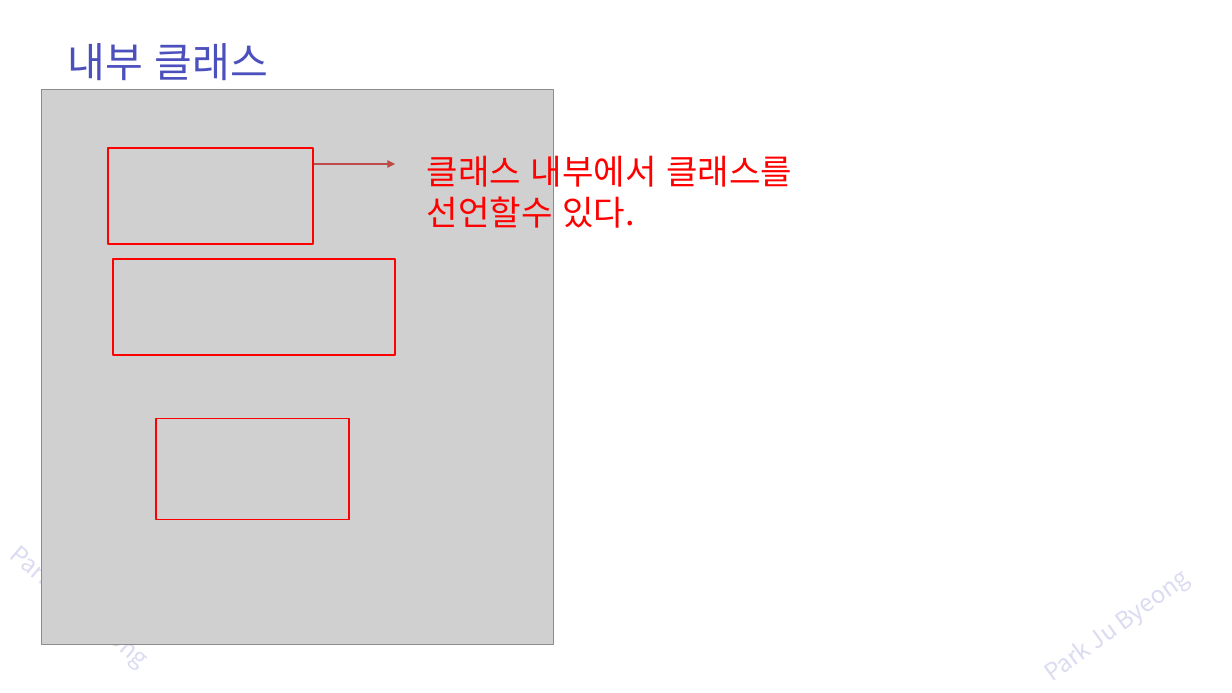
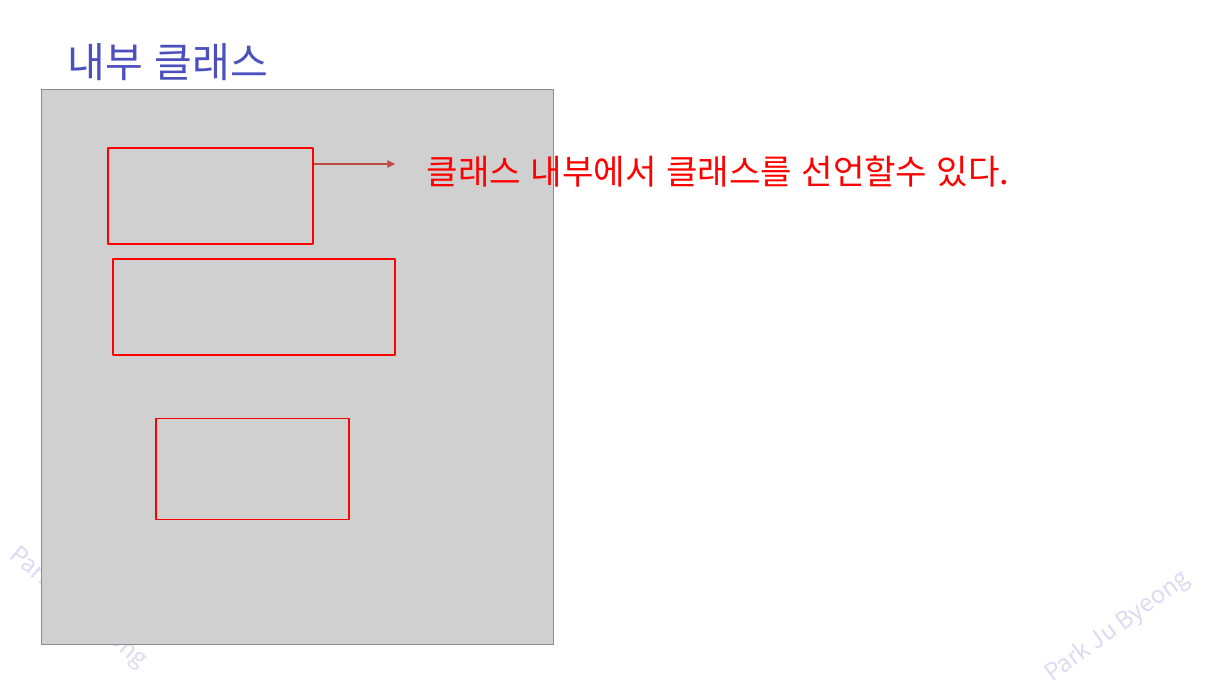
Before and after one commit to zest132/JavaLecture, a slide deck: slide 57 of JavaLecture/LectureFile/java 11강 인터페이스와다형성.pptx (slide 58 before the commit). Drawn at 1232x693 pixels with LibreOffice and Linux fonts; fonts in the diff are those of the drawing; grey boxes stand for pictures. Boxes give left, top, right and bottom in pixels: in the first picture for what was removed or moved away, otherwise in the second. Text is boxed around its words. In the diff, an @@ line names an element or a change of style, - is before the commit and + after.

```diff
--- a/JavaLecture/LectureFile/java 11강 인터페이스와다형성.pptx
+++ b/JavaLecture/LectureFile/java 11강 인터페이스와다형성.pptx
@@ text "클래스 내부에서 클래스를 선언할수 있다." rewrapped from [427,150,792,228] to [427,150,1010,194] @@
```
Also in this commit, not shown: 16 other slides changed, 11 slides added, 11 slides removed, 5 other files.
